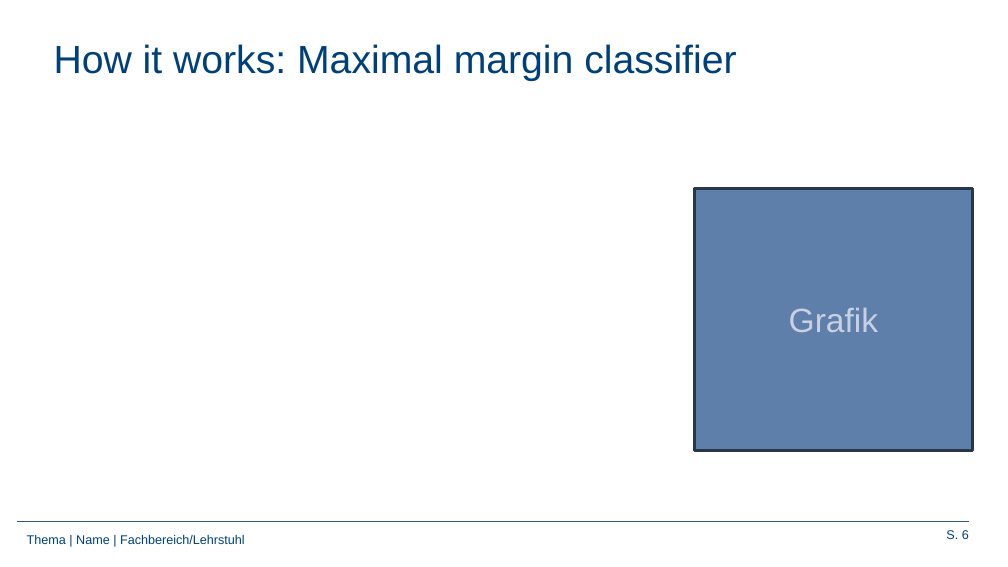
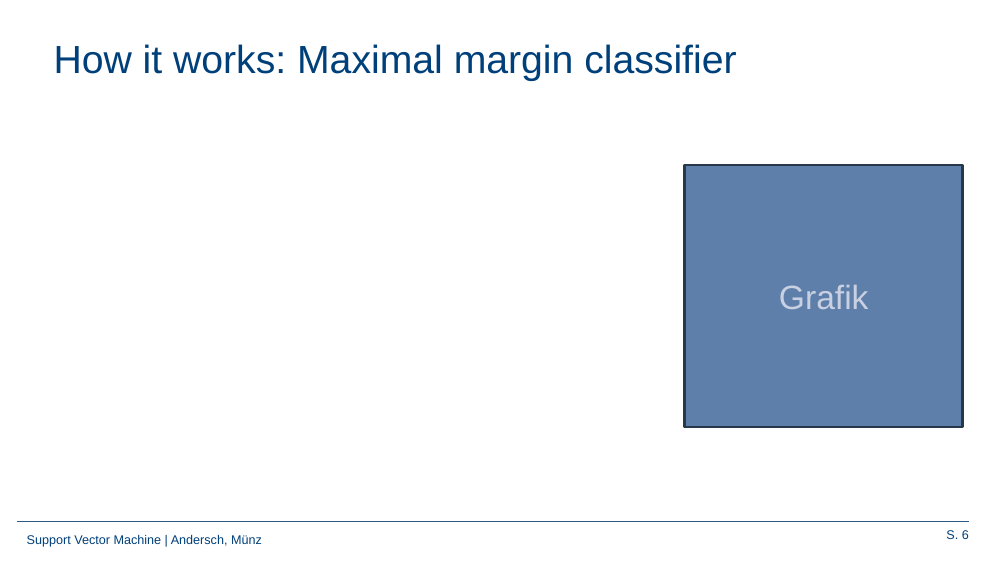
Before and after one commit to Frandersch/Statistical-Machine-Learning, a slide deck: slide 6 of Präsentation/Support Vector Machines.pptx. Drawn at 1008x567 pixels with LibreOffice and Linux fonts; fonts in the diff are those of the drawing; grey boxes stand for pictures; background and template pictures are left out. Boxes give left, top, right and bottom in pixels: in the first picture for what was removed or moved away, otherwise in the second. Text is boxed around its words. In the diff, an @@ line names an element or a change of style, - is before the commit and + after.

```diff
--- a/Präsentation/Support Vector Machines.pptx
+++ b/Präsentation/Support Vector Machines.pptx
@@ rectangle "Grafik": place and size @@
-rectangle "Grafik" at [695, 188, 973, 451]
+rectangle "Grafik" at [684, 165, 963, 427]
@@ text at [27, 535, 262, 547]: text changed @@
-Thema | Name | Fachbereich/Lehrstuhl
+Support Vector Machine | Andersch, Münz
```
Also in this commit, not shown: 11 other slides changed, 1 other file.
